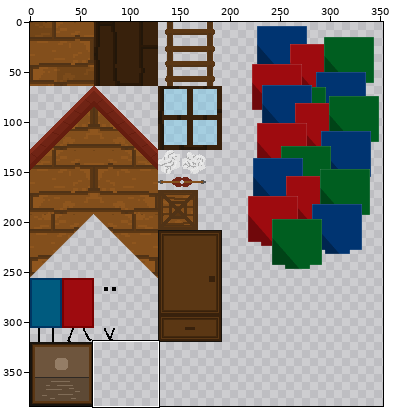
Edited in one commit: sprite sheet (_games/the-flying-house/Flying-House.png). Above: a wide view before the commit, with the close-up outlined.
Close-up. Old version:
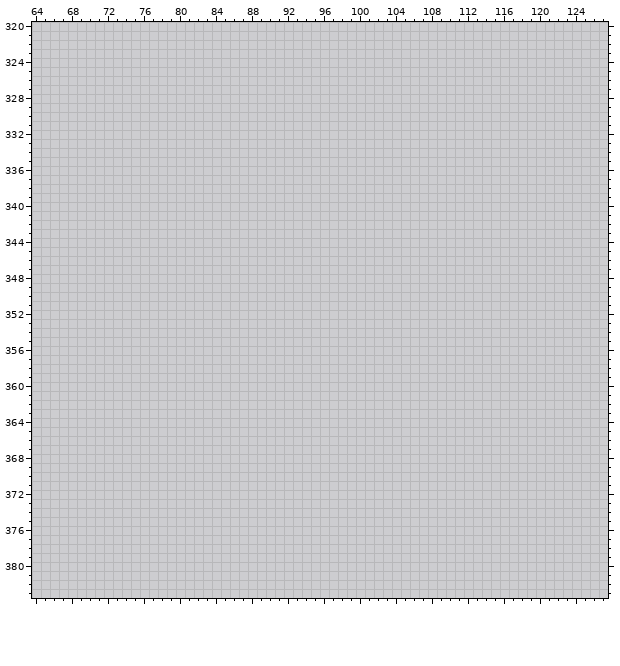
The file is 384x384 pixels. Colours within 5 levels of each other are drawn and written as one. Shown: x 64..127, y 320..383. The wide view leaves out empty margins.
Palette (. is transparent): 
Pixels before (only the part around the change), first column x 64:
320 ................................................................
321 ................................................................
322 ................................................................
323 ................................................................
324 ................................................................
325 ................................................................
326 ................................................................
327 ................................................................
328 ................................................................
329 ................................................................
330 ................................................................
331 ................................................................
332 ................................................................
333 ................................................................
334 ................................................................
335 ................................................................
336 ................................................................
337 ................................................................
338 ................................................................
339 ................................................................
340 ................................................................
341 ................................................................
342 ................................................................
343 ................................................................
344 ................................................................
345 ................................................................
346 ................................................................
347 ................................................................
348 ................................................................
349 ................................................................
350 ................................................................
351 ................................................................
352 ................................................................
353 ................................................................
354 ................................................................
355 ................................................................
356 ................................................................
357 ................................................................
358 ................................................................
359 ................................................................
360 ................................................................
361 ................................................................
362 ................................................................
363 ................................................................
364 ................................................................
365 ................................................................
366 ................................................................
367 ................................................................
368 ................................................................
369 ................................................................
370 ................................................................
371 ................................................................
372 ................................................................
373 ................................................................
374 ................................................................
375 ................................................................
376 ................................................................
377 ................................................................
378 ................................................................
379 ................................................................
380 ................................................................
381 ................................................................
382 ................................................................
383 ................................................................
Once edited:
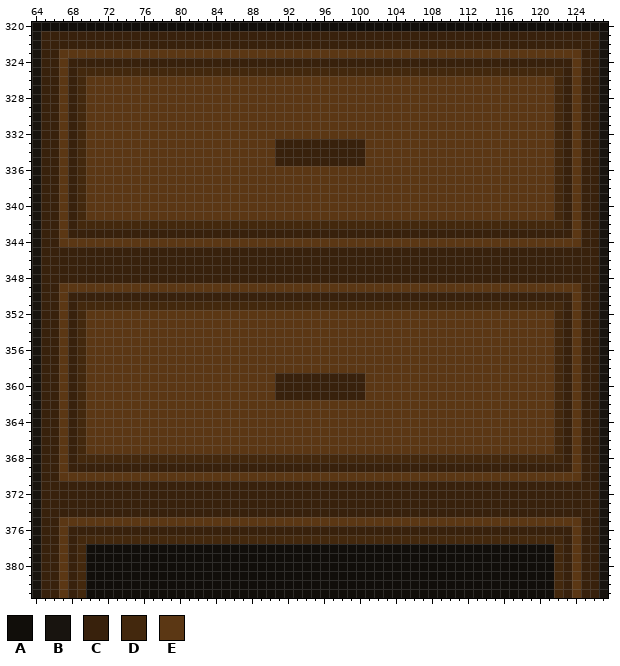
Colours new in this view: A #110e0a  B #18140f  C #38210c  D #43280d  E #5b3714
Diff:
There is now colour A in row 320 at x 64 to 127; in rows 378 to 383 at x 70 to 121.
There is now colour B in rows 321 to 383 at x 64 and 127.
There is now colour C in rows 321 to 322 at x 65 to 126; in row 323 at x 65 to 66 and 125 to 126; in row 324 at x 65 to 66, 68 to 123 and 125 to 126; in rows 325 to 332 at x 65 to 66, 68, 123 and 125 to 126; in rows 333 to 335 at x 65 to 66, 68, 91 to 100, 123 and 125 to 126; in rows 336 to 342 at x 65 to 66, 68, 123 and 125 to 126.
There is now colour C in row 343 at x 65 to 66, 68 to 123 and 125 to 126; in row 344 at x 65 to 66 and 125 to 126; in rows 345 to 348 at x 65 to 126; in row 349 at x 65 to 66 and 125 to 126; in row 350 at x 65 to 66, 68 to 123 and 125 to 126; in rows 351 to 358 at x 65 to 66, 68, 123 and 125 to 126.
There is now colour C in rows 359 to 361 at x 65 to 66, 68, 91 to 100, 123 and 125 to 126; in rows 362 to 368 at x 65 to 66, 68, 123 and 125 to 126; in row 369 at x 65 to 66, 68 to 123 and 125 to 126; in row 370 at x 65 to 66 and 125 to 126; in rows 371 to 374 at x 65 to 126; in row 375 at x 65 to 66 and 125 to 126.
There is now colour C in row 376 at x 65 to 66, 68 to 123 and 125 to 126; in rows 377 to 383 at x 65 to 66, 68, 123 and 125 to 126.
There is now colour D in row 325 at x 69 to 122; in rows 326 to 341 at x 69 and 122; in row 342 at x 69 to 122; in row 351 at x 69 to 122; in rows 352 to 367 at x 69 and 122; in row 368 at x 69 to 122.
There is now colour D in row 377 at x 69 to 122; in rows 378 to 383 at x 69 and 122.
There is now colour E in row 323 at x 67 to 124; in rows 324 to 325 at x 67 and 124; in rows 326 to 332 at x 67, 70 to 121 and 124; in rows 333 to 335 at x 67, 70 to 90, 101 to 121 and 124; in rows 336 to 341 at x 67, 70 to 121 and 124; in rows 342 to 343 at x 67 and 124.
There is now colour E in row 344 at x 67 to 124; in row 349 at x 67 to 124; in rows 350 to 351 at x 67 and 124; in rows 352 to 358 at x 67, 70 to 121 and 124; in rows 359 to 361 at x 67, 70 to 90, 101 to 121 and 124; in rows 362 to 367 at x 67, 70 to 121 and 124.
There is now colour E in rows 368 to 369 at x 67 and 124; in row 370 at x 67 to 124; in row 375 at x 67 to 124; in rows 376 to 383 at x 67 and 124.
Changed places in both close-ups, as pixel boxes (x1, y1, x2, y2):
added: (32, 22, 608, 598)
